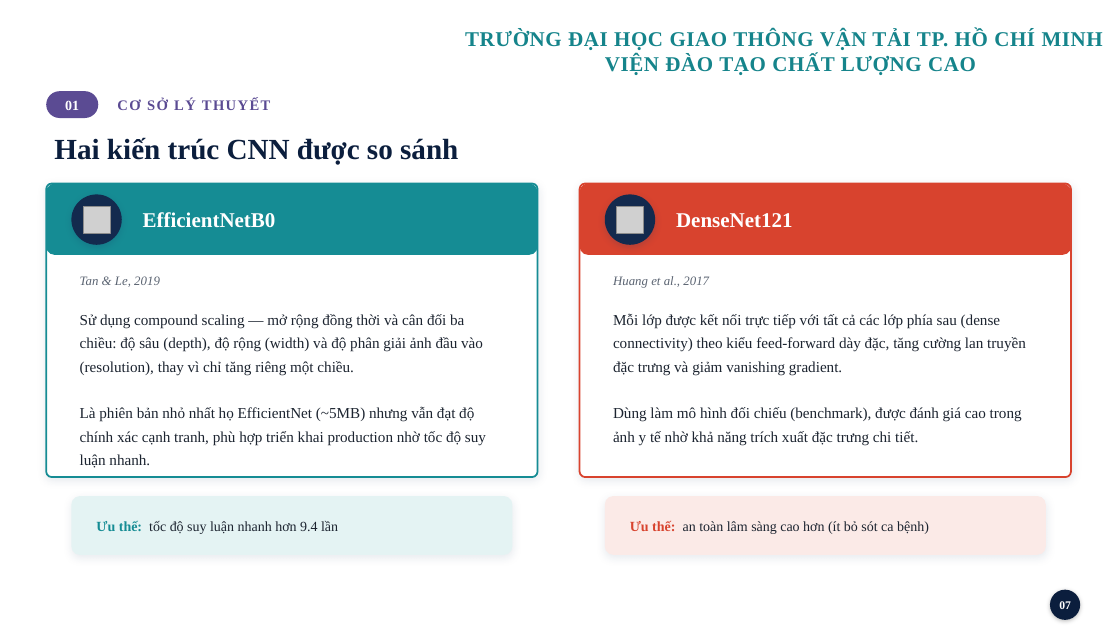
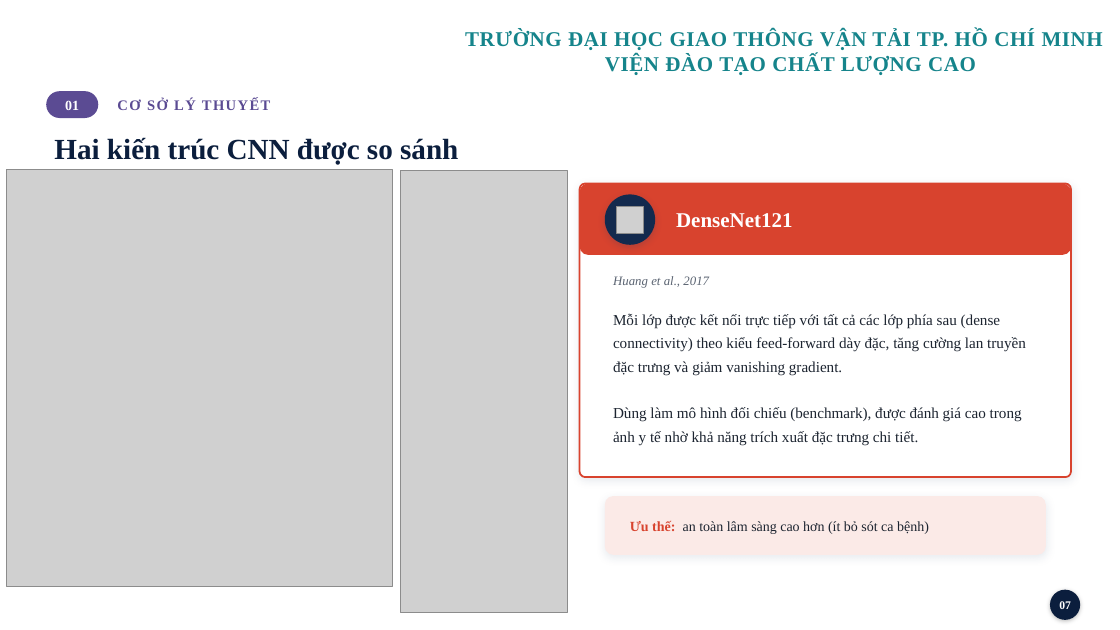
Before and after one commit to Thehy-IT/DS_filnal_Brain, a slide deck: slide 9 of docs/Group3_Slide.pptx (slide 7 before the commit). Drawn at 1120x630 pixels with LibreOffice and Linux fonts; fonts in the diff are those of the drawing; grey boxes stand for pictures; background and template pictures are left out. Boxes give left, top, right and bottom in pixels: in the first picture for what was removed or moved away, otherwise in the second. Text is boxed around its words. In the diff, an @@ line names an element or a change of style, - is before the commit and + after.

```diff
--- a/docs/Group3_Slide.pptx
+++ b/docs/Group3_Slide.pptx
@@ picture added at (7, 170, 392, 586) @@
@@ picture added at (401, 170, 568, 613) @@
@@ rounded rectangle removed at (46, 183, 538, 477) @@
@@ rounded rectangle removed at (46, 183, 538, 255) @@
@@ ellipse removed at (71, 194, 122, 245) @@
@@ picture removed at (83, 206, 110, 233) @@
@@ text removed at (143, 212, 276, 227) @@
-EfficientNetB0
@@ text removed at (80, 276, 160, 287) @@
-Tan & Le, 2019
@@ text removed at (80, 314, 486, 468) @@
-Sử dụng compound scaling — mở rộng đồng thời và cân đối ba chiều: độ sâu (depth), độ rộng (width) và độ phân giải ảnh đầu vào (resolution), thay vì chỉ tăng riêng một chiều.
-Là phiên bản nhỏ nhất họ EfficientNet (~5MB) nhưng vẫn đạt độ chính xác cạnh tranh, phù hợp triển khai production nhờ tốc độ suy luận nhanh.
@@ rounded rectangle removed at (71, 497, 513, 555) @@
@@ text removed at (96, 521, 338, 534) @@
-Ưu thế: tốc độ suy luận nhanh hơn 9.4 lần
```
Also in this commit, not shown: 4 other slides changed, 2 slides added, 14 other files.
